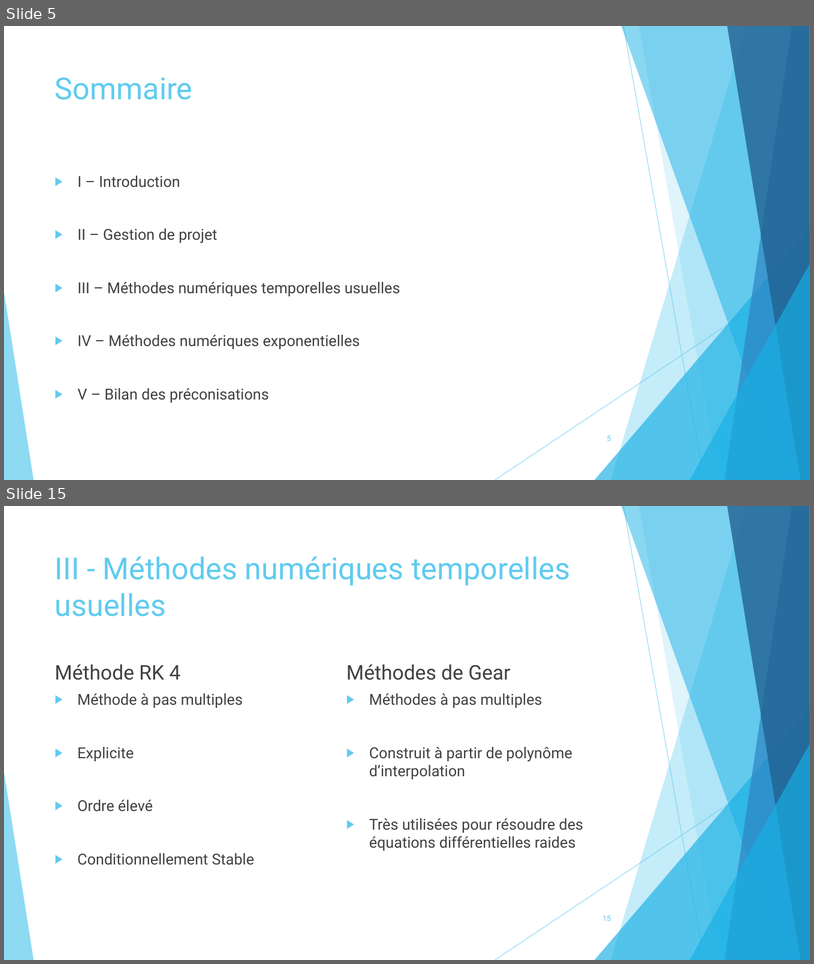
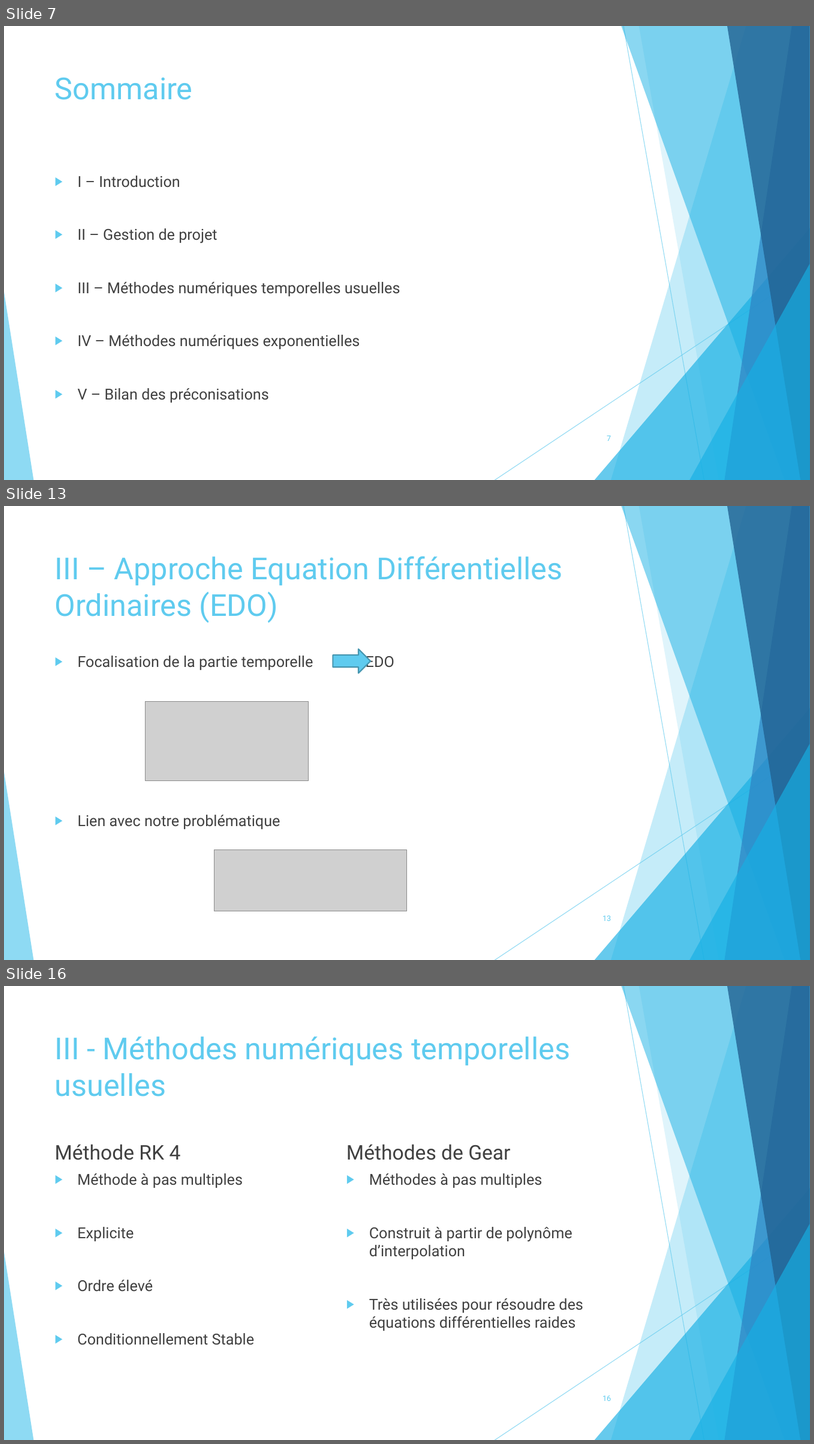
Before and after one commit to pierreXVI/PIE, a slide deck: oral_presentation/Oral_presentation_12_02_2019.pptx. Shown one above the other, each under a label of ours: slides 5 and 15 before the commit, slides 7, 13 and 16 after it; the slides between them are not shown. The pictures are 814x964 and 814x1444 pixels, drawn with LibreOffice and Linux fonts; fonts in the diff are those of the drawing; grey boxes stand for pictures. Boxes give left, top, right and bottom in pixels: in the first picture for what was removed or moved away, otherwise in the second. Text is boxed around its words. In the diff, an @@ line names an element or a change of style, - is before the commit and + after.

```diff
--- a/oral_presentation/Oral_presentation_12_02_2019.pptx
+++ b/oral_presentation/Oral_presentation_12_02_2019.pptx
@@ slide 13 added at bbox=[4, 506, 810, 960], background #FFFFFF; not listed: 10 template elements that a slide beside it also shows @@
@@ title added at bbox=[55, 556, 563, 622], 36 pt, text #5FCBEF @@
+III – Approche Equation Différentielles Ordinaires (EDO)
@@ right arrow added at bbox=[333, 649, 371, 673], fill #5FCBEF, outline #4696B1 1.5 pt @@
@@ text added at bbox=[78, 655, 313, 829], 18 pt, text #404040 @@
+▶ Focalisation de la partie temporelle EDO
+▶ Lien avec notre problématique
@@ picture added at bbox=[145, 702, 309, 780] @@
@@ picture added at bbox=[215, 850, 408, 911] @@
@@ page number added at bbox=[603, 915, 611, 921], 9 pt, text #5FCBEF @@
+13
@@ what was slide 5 is now slide 7 @@
@@ page number at bbox=[607, 435, 611, 441]: text changed @@
-5
+7
@@ what was slide 15 is now slide 16 @@
@@ page number at bbox=[603, 1395, 611, 1401]: text changed @@
-15
+16
```
Also in this commit, not shown: 12 slides changed, 5 other slides added, 3 slides removed, 8 other files.
